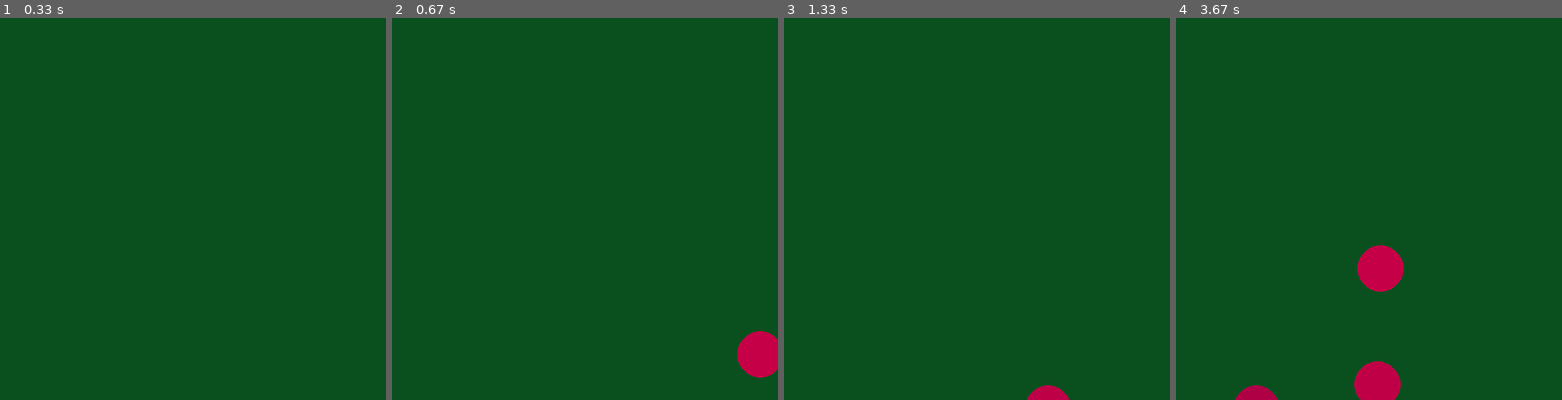
Above: before the commit, frames 1-4 (left to right).
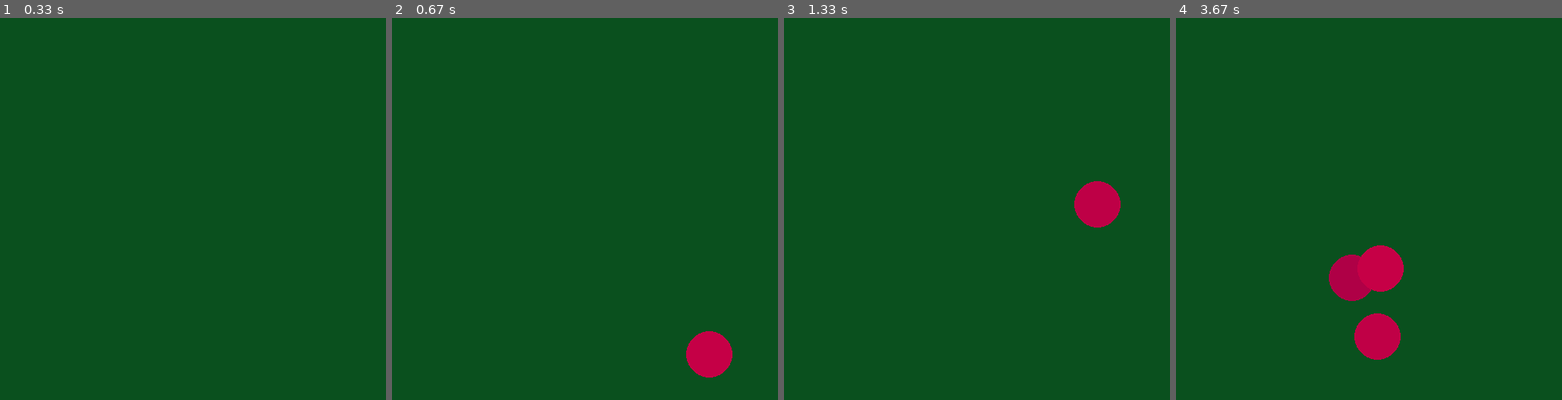
Above: after the commit, the same moments.

Repository: GrigorevEv/Hello-World
Game: pygame game, started from Algorithms and data structures (Python)/R. Pygame and balls/Ball.py
Two runs of this game, one before a commit and one after it. Both use one fixed random seed, a clock stepped at 60 frames per second and the inputs below.
Inputs (mouse positions are in pixels of both pictures, inside the frame that each line leads up to):
- Up to frame 1 (0.33 s): no input
- Up to frame 2 (0.67 s): click (631, 151) at 0.38 s
- Up to frame 3 (1.33 s): hold Right 0.67-1.13 s; hold Up from 1.17 s (still down)
- Up to frame 4 (3.67 s): release Up at 1.47 s; hold Right 1.5-1.97 s; click (1492, 197) at 2.05 s; hold Left 2.33-2.87 s; click (1369, 231) at 3.3 s; hold Left from 3.57 s (still down)

Frame 1 is identical in both runs. In frame 2, 2.2% of the frame differs, in the area x 76-100%, y 81-95%; in frame 3, 1.4%; in frame 4, 3.3%, in the area x 15-59%, y 61-100%.

Commit message:
Practice

Diff:
--- a/Algorithms and data structures (Python)/Q. Dictionaries and Sets in Python and Asymptotics of Standard Operations/tr.py
+++ b/Algorithms and data structures (Python)/Q. Dictionaries and Sets in Python and Asymptotics of Standard Operations/tr.py
@@ -1,19 +1,30 @@
-class LinkedList:
+class Heap:
     def __init__(self):
-        self._begin = None
+        self.values = []
+        self.size = 0
 
     def insert(self, x):
-        self._begin = [x, self._begin]
+        self.values.append(x)
+        self.size += 1
+        self.shift_up(self.size - 1)
 
-    def pop(self):
-        assert self._begin is not None, 'List empty'
-        x = self._begin[0]
-        self._begin = self._begin[1]
-        return x
+    def shift_up(self, i):
+         while i != 0 and self.values[(i-1) // 2]:
+             self.values[i], self.values[(i-1) // 2] = self.values[(i-1) // 2], self.values[i]
 
+    def extract_min(self):
+        tmp = self.values[0]
+        self.values[0] = self.values[-1]
+        self.values.pop()
+        self.size -= 1
+        self.shift_down(0)
 
-a = LinkedList()
-a.insert(5)
-a.insert(10)
-print(a.pop())
-print(a.pop())
+    def shift_down(self, i):
+        while 2 * i + 1 < self.size:
+            if self.values[2 * i + 1] < self.values[i]:
+                j = 2 * i + 1
+            if 2 * i + 2 < self.size and self.values[2 * i + 2] < self.values[j]:
+                j = 2 * i + 2
+            if i == j:
+                break
+            self.values[i], self.values[j] = self.values[j], self.values[i]
--- a/Algorithms and data structures (Python)/R. Pygame and balls/Ball.py
+++ b/Algorithms and data structures (Python)/R. Pygame and balls/Ball.py
@@ -4,6 +4,7 @@
 
 width = 500
 height = 500
+radius = 30
 pos = []
 speed = []
 
@@ -12,9 +13,9 @@
 clock = pygame.time.Clock()
 
 
-def balls_draw(colour: tuple, xpos, ypos, radius=30):
+def balls_draw(colour: tuple, xpos, ypos, r):
     """This function draws the ball"""
-    ball = pygame.draw.circle(screen, colour, (int(xpos), int(ypos)), radius)
+    ball = pygame.draw.circle(screen, colour, (int(xpos), int(ypos)), r)
     return ball
 
 
@@ -31,11 +32,11 @@
     return pos, speed
 
 
-def bounce_off_the_walls(xpos, ypos, x_speed, y_speed, window_width, window_height):
+def bounce_off_the_walls(xpos, ypos, x_speed, y_speed, window_width, window_height, r):
     """This function added bounce of the walls"""
-    if xpos >= window_width or xpos <= 0:
+    if xpos >= window_width - r or xpos <= 0 + r:
         x_speed = -x_speed
-    elif ypos >= window_height or ypos <= 0:
+    elif ypos >= window_height - r or ypos <= 0 + r:
         y_speed = -y_speed
     return x_speed, y_speed
 
@@ -108,7 +109,7 @@
         vx, vy = wintage(vx, vy)
         colour = colour_change(abs(vx))
         vx, vy = direction_change(x, y, vx, vy, width, height)
-        vx, vy = bounce_off_the_walls(x, y, vx, vy, width, height)
+        vx, vy = bounce_off_the_walls(x, y, vx, vy, width, height, radius)
 
         # for j in range(len(coords)-1, i, -1):
         #     if collision(vx, vy, speed[j][0], speed[j][1]):
@@ -117,9 +118,8 @@
         #         speed[j][0] = -speed[j][0]
         #         speed[j][1] = -speed[j][1]
 
-
         x, y = ball_move(x, y, vx, vy)
-        balls_draw(colour, x, y)
+        balls_draw(colour, x, y, radius)
 
         coords[i][0] = x
         coords[i][1] = y
